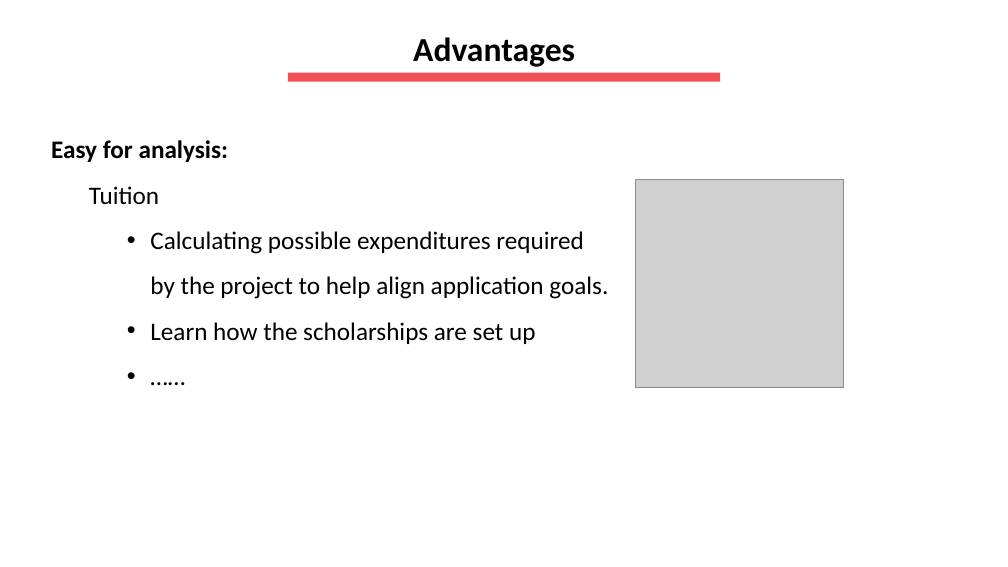
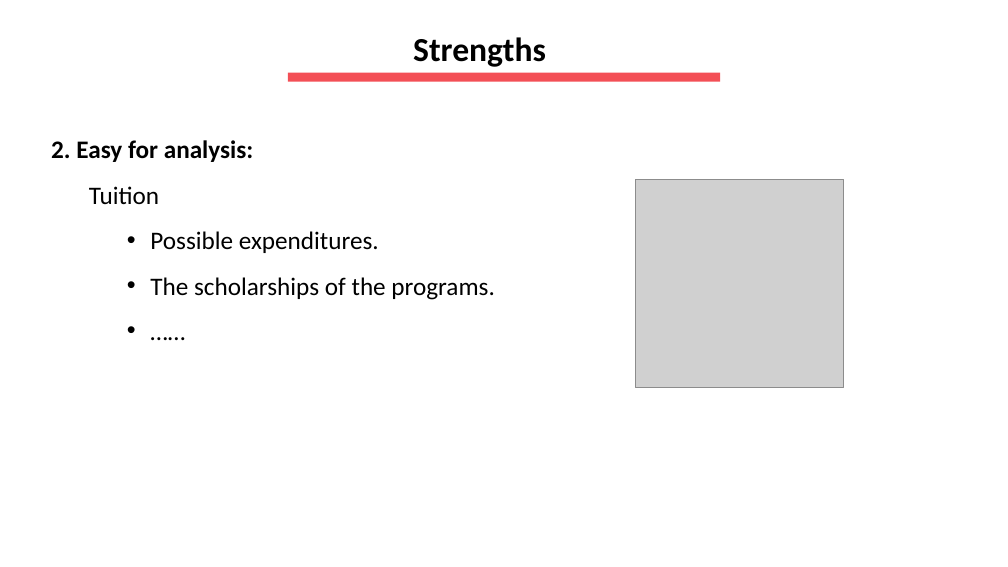
Before and after one commit to hansheng-zhang/EduSpark, a slide deck: slide 4 of Powerpoints/Part 1.pptx. Drawn at 1008x567 pixels with LibreOffice and Linux fonts; fonts in the diff are those of the drawing; grey boxes stand for pictures. Boxes give left, top, right and bottom in pixels: in the first picture for what was removed or moved away, otherwise in the second. Text is boxed around its words. In the diff, an @@ line names an element or a change of style, - is before the commit and + after.

```diff
--- a/Powerpoints/Part 1.pptx
+++ b/Powerpoints/Part 1.pptx
@@ text at (x1=413, y1=37, x2=546, y2=67): text changed @@
-  Advantages
+  Strengths
@@ text at (x1=51, y1=140, x2=254, y2=162): text changed @@
-Easy for analysis:
+2. Easy for analysis:
@@ text at (x1=150, y1=231, x2=494, y2=300): text changed @@
-    • Calculating possible expenditures required by the project to help align application goals.
-    • Learn how the scholarships are set up
+    • Possible expenditures.
+    • The scholarships of the programs.
```
Also in this commit, not shown: 4 other slides changed, 17 other files.
